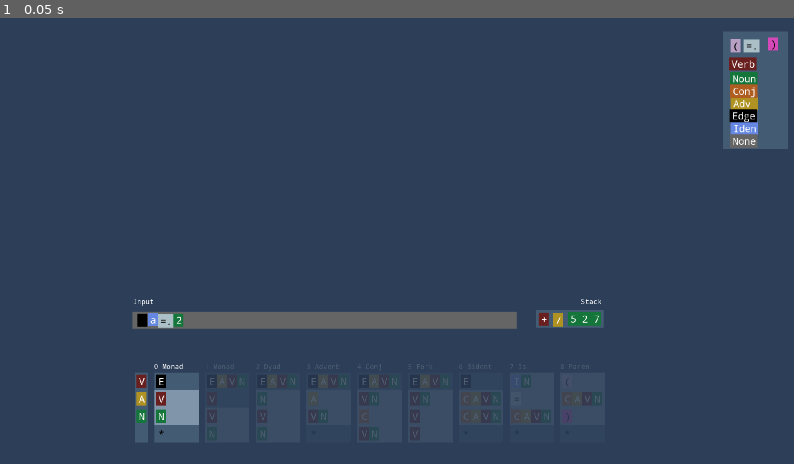
Above: before the commit, frame 1.
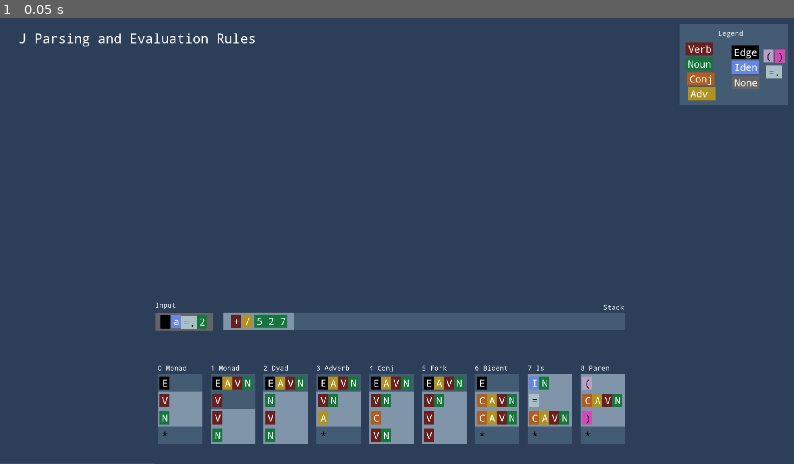
Above: after the commit, the same moment.

Repository: tangentstorm/j-talks
Game: Godot game, scene res://visinterp.tscn
The game is run twice, just before and just after one commit, with the same random seed, the same clock (stepped at 60 frames per second) and the same inputs.
Inputs:
- Up to frame 1 (0.05 s): no input

The runs differ from the first frame. In frame 1, 12% of the frame differs, in the area x 2-100%, y 1-96%.

Commit message:
visinterp: visual formatting

Diff:
--- a/visinterp/visinterp.tscn
+++ b/visinterp/visinterp.tscn
@@ -7,6 +7,10 @@
 font_path = "res://DroidSansMono.ttf"
 
 [sub_resource type="DynamicFont" id=2]
+font_data = SubResource( 1 )
+
+[sub_resource type="DynamicFont" id=3]
+size = 32
 font_data = SubResource( 1 )
 
 [node name="Node2D" type="Node2D"]
@@ -16,58 +20,67 @@
 }
 
 [node name="legend" type="ColorRect" parent="."]
-margin_left = 1737.43
-margin_top = 39.7848
-margin_right = 1893.43
-margin_bottom = 321.785
+margin_left = 1632.9
+margin_top = 22.1
+margin_right = 1893.9
+margin_bottom = 216.1
 color = Color( 0.266667, 0.360784, 0.454902, 1 )
 
+[node name="LegendLabel" type="Label" parent="legend"]
+margin_left = 93.35
+margin_top = 12.8
+margin_right = 164.35
+margin_bottom = 36.8
+rect_min_size = Vector2( 0, 24 )
+custom_fonts/font = SubResource( 2 )
+text = "Legend"
+
 [node name="noun" parent="legend" instance=ExtResource( 1 )]
-position = Vector2( 18.6652, 97.0019 )
+position = Vector2( 14.8653, 79.9018 )
 text = "Noun"
 type = 0
 
 [node name="verb" parent="legend" instance=ExtResource( 1 )]
-position = Vector2( 15.8558, 61.752 )
+position = Vector2( 15.8558, 43.7019 )
 text = "Verb"
 type = 1
 
 [node name="adv" parent="legend" instance=ExtResource( 1 )]
-position = Vector2( 19.9267, 157.002 )
+position = Vector2( 20.8768, 151.302 )
 text = "Adv "
 type = 2
 
 [node name="conj" parent="legend" instance=ExtResource( 1 )]
-position = Vector2( 18.7267, 127.002 )
+position = Vector2( 18.7267, 115.602 )
 text = "Conj"
 type = 3
 
 [node name="lpar" parent="legend" instance=ExtResource( 1 )]
-position = Vector2( 19.4557, 17.9439 )
+position = Vector2( 202.806, 60.694 )
 text = "("
 type = 4
 
 [node name="rpar" parent="legend" instance=ExtResource( 1 )]
-position = Vector2( 109.554, 13.844 )
+position = Vector2( 230.204, 61.3441 )
 text = ")"
 type = 5
 
+[node name="cop" parent="legend" instance=ExtResource( 1 )]
+position = Vector2( 208.842, 99.033 )
+text = "=."
+type = 7
+
 [node name="iden" parent="legend" instance=ExtResource( 1 )]
-position = Vector2( 19.639, 216.752 )
+position = Vector2( 126.039, 87.5518 )
 text = "Iden"
 type = 6
 
 [node name="none" parent="legend" instance=ExtResource( 1 )]
-position = Vector2( 17.0558, 186.502 )
+position = Vector2( 125.356, 51.6018 )
 text = "Edge"
 
-[node name="cop" parent="legend" instance=ExtResource( 1 )]
-position = Vector2( 51.1421, 18.2829 )
-text = "=."
-type = 7
-
 [node name="nb" parent="legend" instance=ExtResource( 1 )]
-position = Vector2( 18.2558, 247.002 )
+position = Vector2( 126.556, 124.452 )
 text = "None"
 type = 8
 
@@ -76,10 +89,10 @@
 anchor_top = 0.5
 anchor_right = 0.5
 anchor_bottom = 0.5
-margin_left = 318.2
-margin_top = 713.25
-margin_right = 1242.2
-margin_bottom = 755.25
+margin_left = 374.0
+margin_top = 717.0
+margin_right = 512.0
+margin_bottom = 759.0
 rect_min_size = Vector2( 0, 42 )
 color = Color( 0.4, 0.4, 0.4, 1 )
 
@@ -107,51 +120,72 @@
 anchor_top = 0.5
 anchor_right = 0.5
 anchor_bottom = 0.5
-margin_left = 1288.2
-margin_top = 710.25
-margin_right = 1451.2
-margin_bottom = 752.25
+margin_left = 537.0
+margin_top = 716.0
+margin_right = 707.0
+margin_bottom = 758.0
+rect_min_size = Vector2( 0, 42 )
+color = Color( 0.505882, 0.588235, 0.666667, 1 )
+
+[node name="vplus" parent="stackArea" instance=ExtResource( 1 )]
+position = Vector2( 18.85, 5.16797 )
+text = "+"
+type = 1
+
+[node name="noun2" parent="stackArea" instance=ExtResource( 1 )]
+position = Vector2( 74.6199, 4.62 )
+text = "5 2 7"
+type = 0
+
+[node name="adv2" parent="stackArea" instance=ExtResource( 1 )]
+position = Vector2( 46.0199, 4.33405 )
+text = "/"
+type = 2
+
+[node name="stackArea2" type="ColorRect" parent="."]
+anchor_left = 0.5
+anchor_top = 0.5
+anchor_right = 0.5
+anchor_bottom = 0.5
+margin_left = 706.0
+margin_top = 716.0
+margin_right = 1502.0
+margin_bottom = 758.0
 rect_min_size = Vector2( 0, 42 )
 color = Color( 0.266667, 0.360784, 0.454902, 1 )
 
 [node name="stack" type="VBoxContainer" parent="."]
 
-[node name="vplus" parent="stack" instance=ExtResource( 1 )]
-position = Vector2( 1295.65, 715.418 )
-text = "+"
-type = 1
-
-[node name="noun2" parent="stack" instance=ExtResource( 1 )]
-position = Vector2( 1365.67, 714.87 )
-text = "5 2 7"
-type = 0
-
-[node name="adv2" parent="stack" instance=ExtResource( 1 )]
-position = Vector2( 1330.42, 717.434 )
-text = "/"
-type = 2
-
 [node name="StackLabel" type="Label" parent="."]
-margin_left = 1396.41
-margin_top = 679.558
-margin_right = 1452.41
-margin_bottom = 720.558
+margin_left = 1450.31
+margin_top = 693.758
+margin_right = 1506.31
+margin_bottom = 734.758
 rect_min_size = Vector2( 0, 24 )
 custom_fonts/font = SubResource( 2 )
 text = "Stack
 "
 
+[node name="StackLabel2" type="Label" parent="."]
+margin_left = 45.3077
+margin_top = 37.7568
+margin_right = 345.308
+margin_bottom = 78.7568
+rect_min_size = Vector2( 0, 24 )
+custom_fonts/font = SubResource( 3 )
+text = "J Parsing and Evaluation Rules"
+
 [node name="InputLabel" type="Label" parent="."]
-margin_left = 319.897
-margin_top = 680.403
-margin_right = 375.897
-margin_bottom = 721.403
+margin_left = 372.847
+margin_top = 688.703
+margin_right = 428.847
+margin_bottom = 729.703
 rect_min_size = Vector2( 0, 24 )
 custom_fonts/font = SubResource( 2 )
 text = "Input"
 
 [node name="Rules" type="Node2D" parent="."]
-position = Vector2( 370.596, 836.439 )
+position = Vector2( 379.146, 840.239 )
 __meta__ = {
 "_edit_group_": true
 }
@@ -159,12 +193,11 @@
 [node name="RulesHBox" type="HBoxContainer" parent="Rules"]
 anchor_top = 1.0
 anchor_bottom = 1.0
-margin_right = 995.0
-margin_bottom = 182.0
-custom_constants/separation = 15
+margin_right = 1123.0
+margin_bottom = 192.0
+custom_constants/separation = 20
 
 [node name="Rule0Monad" type="VBoxContainer" parent="Rules/RulesHBox"]
-editor/display_folded = true
 margin_right = 107.0
 margin_bottom = 192.0
 rect_min_size = Vector2( 107, 0 )
@@ -225,8 +258,8 @@
 
 [node name="Rule1Monad" type="VBoxContainer" parent="Rules/RulesHBox"]
 editor/display_folded = true
-margin_left = 122.0
-margin_right = 229.0
+margin_left = 127.0
+margin_right = 234.0
 margin_bottom = 192.0
 rect_min_size = Vector2( 107, 0 )
 custom_constants/separation = 0
@@ -285,8 +318,8 @@
 
 [node name="Rule2Dyad" type="VBoxContainer" parent="Rules/RulesHBox"]
 editor/display_folded = true
-margin_left = 244.0
-margin_right = 351.0
+margin_left = 254.0
+margin_right = 361.0
 margin_bottom = 192.0
 rect_min_size = Vector2( 107, 0 )
 custom_constants/separation = 0
@@ -345,9 +378,8 @@
 pattern = "N"
 
 [node name="Rule3Adverb" type="VBoxContainer" parent="Rules/RulesHBox"]
-editor/display_folded = true
-margin_left = 366.0
-margin_right = 473.0
+margin_left = 381.0
+margin_right = 488.0
 margin_bottom = 192.0
 rect_min_size = Vector2( 107, 0 )
 custom_constants/separation = 0
@@ -369,29 +401,29 @@
 margin_right = 107.0
 margin_bottom = 66.0
 
+[node name="TokenMatch19" parent="Rules/RulesHBox/Rule3Adverb" instance=ExtResource( 2 )]
+anchor_left = 0.0
+anchor_top = 0.0
+anchor_right = 0.0
+anchor_bottom = 0.0
+margin_left = 0.0
+margin_top = 66.0
+margin_right = 107.0
+margin_bottom = 108.0
+color = Color( 0.505882, 0.588235, 0.666667, 1 )
+pattern = "VN"
+
 [node name="TokenMatch23" parent="Rules/RulesHBox/Rule3Adverb" instance=ExtResource( 2 )]
 anchor_left = 0.0
 anchor_top = 0.0
 anchor_right = 0.0
 anchor_bottom = 0.0
 margin_left = 0.0
-margin_top = 66.0
-margin_right = 107.0
-margin_bottom = 108.0
+margin_top = 108.0
+margin_right = 107.0
+margin_bottom = 150.0
 color = Color( 0.506195, 0.587082, 0.667969, 1 )
 pattern = "A"
-
-[node name="TokenMatch19" parent="Rules/RulesHBox/Rule3Adverb" instance=ExtResource( 2 )]
-anchor_left = 0.0
-anchor_top = 0.0
-anchor_right = 0.0
-anchor_bottom = 0.0
-margin_left = 0.0
-margin_top = 108.0
-margin_right = 107.0
-margin_bottom = 150.0
-color = Color( 0.506195, 0.587082, 0.667969, 1 )
-pattern = "VN"
 
 [node name="TokenMatch4" parent="Rules/RulesHBox/Rule3Adverb" instance=ExtResource( 2 )]
 anchor_left = 0.0
@@ -406,8 +438,8 @@
 
 [node name="Rule4Conj" type="VBoxContainer" parent="Rules/RulesHBox"]
 editor/display_folded = true
-margin_left = 488.0
-margin_right = 595.0
+margin_left = 508.0
+margin_right = 615.0
 margin_bottom = 192.0
 rect_min_size = Vector2( 107, 0 )
 custom_constants/separation = 0
@@ -467,8 +499,8 @@
 
 [node name="Rule5Fork" type="VBoxContainer" parent="Rules/RulesHBox"]
 editor/display_folded = true
-margin_left = 610.0
-margin_right = 717.0
+margin_left = 635.0
+margin_right = 742.0
 margin_bottom = 192.0
 rect_min_size = Vector2( 107, 0 )
 custom_constants/separation = 0
@@ -528,8 +560,8 @@
 
 [node name="Rule6Bident" type="VBoxContainer" parent="Rules/RulesHBox"]
 editor/display_folded = true
-margin_left = 732.0
-margin_right = 839.0
+margin_left = 762.0
+margin_right = 869.0
 margin_bottom = 192.0
 rect_min_size = Vector2( 107, 0 )
 custom_constants/separation = 0
@@ -589,8 +621,8 @@
 
 [node name="Rule7Is" type="VBoxContainer" parent="Rules/RulesHBox"]
 editor/display_folded = true
-margin_left = 854.0
-margin_right = 961.0
+margin_left = 889.0
+margin_right = 996.0
 margin_bottom = 192.0
 rect_min_size = Vector2( 107, 0 )
 custom_constants/separation = 0
@@ -651,8 +683,8 @@
 
 [node name="Rule8Paren" type="VBoxContainer" parent="Rules/RulesHBox"]
 editor/display_folded = true
-margin_left = 976.0
-margin_right = 1083.0
+margin_left = 1016.0
+margin_right = 1123.0
 margin_bottom = 192.0
 rect_min_size = Vector2( 107, 0 )
 custom_constants/separation = 0
@@ -712,7 +744,7 @@
 pattern = "*"
 
 [node name="MatchSlider" type="Node2D" parent="."]
-position = Vector2( 4.75, 0.949951 )
+position = Vector2( 12.85, 251.65 )
 __meta__ = {
 "_edit_group_": true
 }
@@ -721,18 +753,18 @@
 position = Vector2( 460.8, 824.7 )
 
 [node name="LeftFog" type="ColorRect" parent="MatchSlider/Fog"]
-margin_left = -1089.0
+margin_left = -1627.0
 margin_top = 3.0
 margin_right = -104.0
-margin_bottom = 226.0
-color = Color( 0.180392, 0.25098, 0.34902, 0.843137 )
+margin_bottom = 320.0
+color = Color( 0.360784, 0.403922, 0.462745, 0.94902 )
 
 [node name="RightFog" type="ColorRect" parent="MatchSlider/Fog"]
 margin_left = 23.0
 margin_top = 5.0
-margin_right = 1039.0
-margin_bottom = 229.0
-color = Color( 0.180392, 0.25098, 0.34902, 0.843137 )
+margin_right = 1659.0
+margin_bottom = 331.0
+color = Color( 0.360784, 0.403922, 0.462745, 0.94902 )
 
 [node name="StackPattern" type="VBoxContainer" parent="MatchSlider"]
 margin_left = 319.45
Not shown: 1 places in visinterp/visinterp.tscn that only renumber resources
